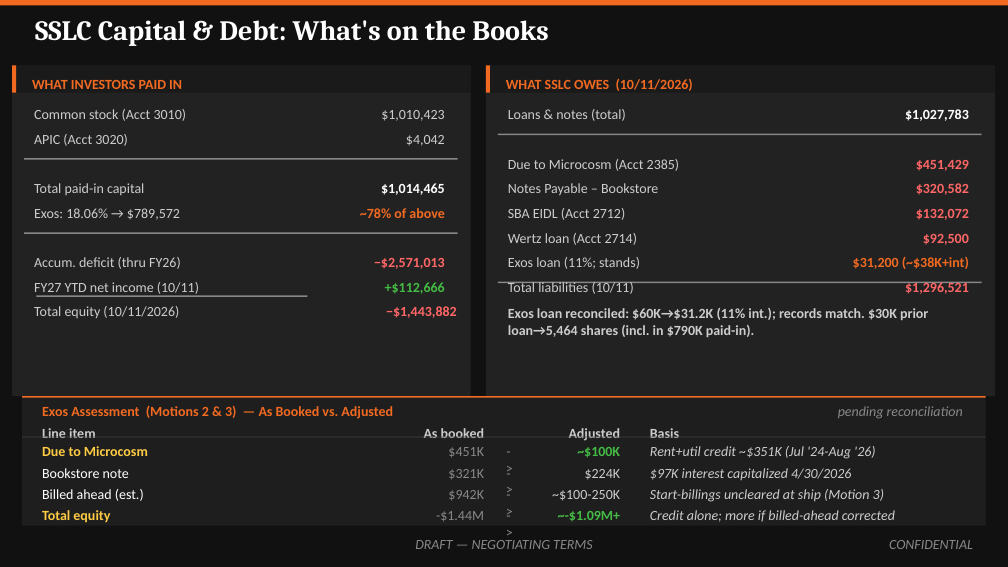
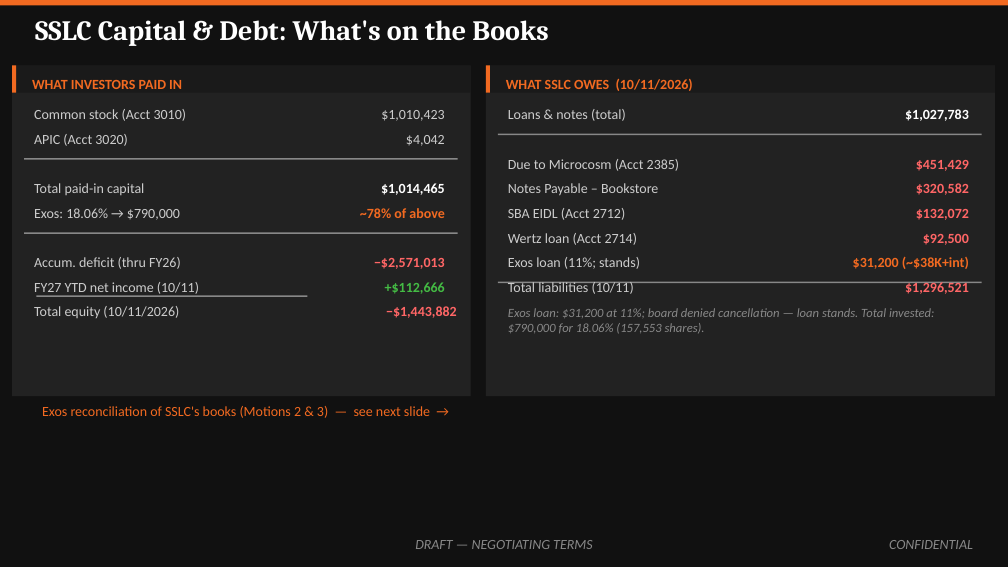
Before and after one commit to ExosAerospace/workspace, a slide deck: slide 4 of drafts/Exos_SSLC_Board_Offer_Overview_2026-10-10_r2.pptx. Drawn at 1008x567 pixels with LibreOffice and Linux fonts; fonts in the diff are those of the drawing. Boxes give left, top, right and bottom in pixels: in the first picture for what was removed or moved away, otherwise in the second. Text is boxed around its words. In the diff, an @@ line names an element or a change of style, - is before the commit and + after.

```diff
--- a/drafts/Exos_SSLC_Board_Offer_Overview_2026-10-10_r2.pptx
+++ b/drafts/Exos_SSLC_Board_Offer_Overview_2026-10-10_r2.pptx
@@ text at <box>34,208,180,220</box>: text changed @@
-Exos: 18.06% → $789,572
+Exos: 18.06% → $790,000
@@ text at <box>508,308,935,334</box>: text changed; size 10 to 9 pt; text colour #CCCCCC to #888888; bold off; italic on @@
-Exos loan reconciled: $60K→$31.2K (11% int.); records match. $30K prior loan→5,464 shares (incl. in $790K paid-in).
+Exos loan: $31,200 at 11%; board denied cancellation — loan stands. Total invested: $790,000 for 18.06% (157,553 shares).
@@ rectangle removed at <box>22,396,986,525</box> @@
@@ rectangle removed at <box>22,396,986,398</box> @@
@@ text "Exos reconciliation of SSLC's books ..." at <box>42,406,430,418</box>: vertical alignment top to middle @@
@@ text at <box>42,406,430,418</box>: text changed; bold off @@
-Exos Assessment (Motions 2 & 3) — As Booked vs. Adjusted
+Exos reconciliation of SSLC's books (Motions 2 & 3) — see next slide →
@@ text removed at <box>838,406,963,418</box> @@
-pending reconciliation
@@ rectangle removed at <box>22,436,986,437</box> @@
@@ text removed at <box>42,428,96,438</box> @@
-Line item
@@ text removed at <box>42,446,148,456</box> @@
-Due to Microcosm
@@ text removed at <box>424,428,484,438</box> @@
-As booked
@@ text removed at <box>448,447,484,458</box> @@
-$451K
@@ text removed at <box>496,437,521,457</box> @@
-->
@@ text removed at <box>569,428,621,441</box> @@
-Adjusted
@@ text removed at <box>577,447,620,458</box> @@
-~$100K
@@ text removed at <box>650,428,679,438</box> @@
-Basis
@@ text removed at <box>650,446,875,459</box> @@
-Rent+util credit ~$351K (Jul '24-Aug '26)
@@ text removed at <box>42,468,129,478</box> @@
-Bookstore note
@@ text removed at <box>448,469,484,480</box> @@
-$321K
@@ text removed at <box>496,459,521,478</box> @@
-->
@@ text removed at <box>585,469,621,480</box> @@
-$224K
@@ text removed at <box>650,468,851,480</box> @@
-$97K interest capitalized 4/30/2026
@@ text removed at <box>42,489,144,501</box> @@
-Billed ahead (est.)
@@ text removed at <box>448,490,484,501</box> @@
-$942K
@@ text removed at <box>496,480,521,499</box> @@
-->
@@ text removed at <box>496,501,521,520</box> @@
-->
@@ text removed at <box>552,490,620,501</box> @@
-~$100-250K
@@ text removed at <box>650,489,884,502</box> @@
-Start-billings uncleared at ship (Motion 3)
@@ text removed at <box>42,510,110,523</box> @@
-Total equity
@@ text removed at <box>436,511,484,522</box> @@
--$1.44M
@@ text removed at <box>558,511,620,521</box> @@
-~-$1.09M+
@@ text removed at <box>650,510,895,522</box> @@
-Credit alone; more if billed-ahead corrected
```
Also in this commit, not shown: 5 other slides changed, 2 slides added, 2 other files.
